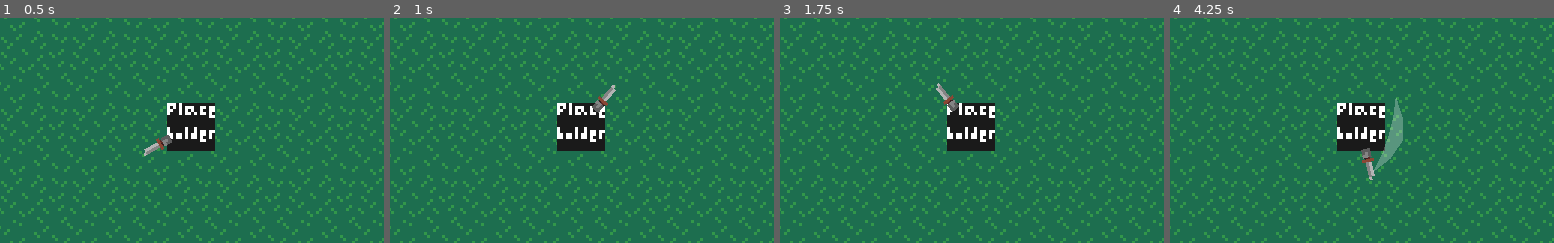
Above: before the commit, frames 1-4 (left to right).
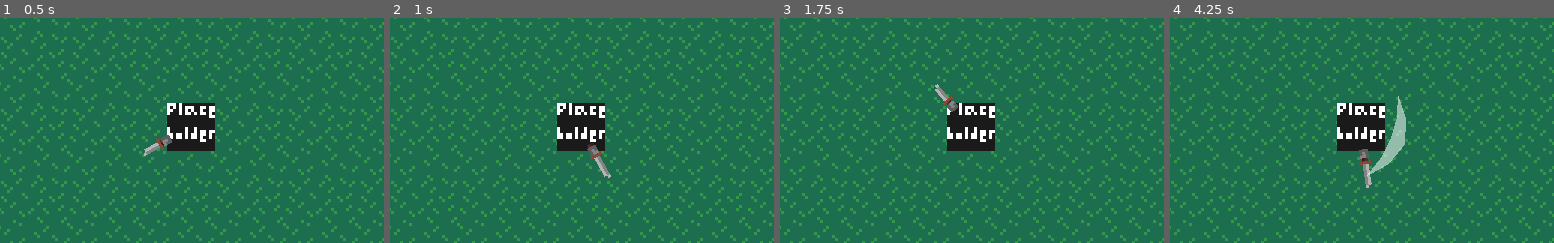
Above: after the commit, the same moments.

Repository: scalkin/aestrix
Game: Godot game, scene res://levels/grasslands/root.tscn
Same seed, same stepped clock (60 frames per second), same inputs: the game is played once before the commit and once after it.
Inputs (mouse positions are % of the whole screen's width and height, from its top left):
- Up to frame 1 (0.5 s): no input
- Up to frame 2 (1 s): tap Enter at 0.5 s; move the mouse to (72, 45) at 0.52 s; hold Right (target_right, bound only after the commit) from 0.53 s (still down); tap Space (attack) at 0.6 s; tap Tab (ui_focus_next) at 0.8 s
- Up to frame 3 (1.75 s): move the mouse to (30, 55) at 1.27 s; release Right (target_right, bound only after the commit) at 1.28 s; hold Down (target_down, bound only after the commit) from 1.28 s (still down); tap Tab (ui_focus_next) at 1.35 s; tap Space (attack) at 1.55 s
- Up to frame 4 (4.25 s): move the mouse to (60, 28) at 2.02 s; release Down (target_down, bound only after the commit) at 2.03 s; hold Right (target_right, bound only after the commit) 2.03-2.78 s; tap Space (attack) at 2.1, 3.05, 3.6 s; tap Tab (ui_focus_next) at 2.3, 2.85, 3.8 s; move the mouse to (45, 70) at 2.77 s; hold Up (target_up, bound only after the commit) 2.78-3.53 s; move the mouse to (80, 65) at 3.52 s; hold Left (target_left, bound only after the commit) from 3.53 s (still down)
The pictures show only the part of the screen within x 25-75%, y 26-76%; the shares and areas given below are measured in that part.

Frame 1 is identical in both runs. In frame 2, 0.6% of the frame differs, in the area x 51-59%, y 29-72%; in frame 3, 0.1%; in frame 4, 1.5%, in the area x 49-62%, y 34-76%.

Commit message:
Made a system for weapons having different stats. TAB switches weapons in debug builds

Diff:
--- a/game/items/weapons/held_item.gd
+++ b/entities/player/held_item.gd
@@ -18,34 +18,48 @@
 var item_applied_position = 0
 var attack_positions = []
 var attack_trail_generated
+var item_sprite_list = [
+	load("res://game/items/weapons/dagger_1.png"),
+	load("res://game/items/weapons/dagger_2.png")
+]
+var item_swing_size_list = [120, 130]
+var item_held_distance_list = [13, 14]
+var item_attack_speed_list = [500, 400]
 
 export var swing_size = 120
 export var item_held_distance = 13
-export var rotation_speed = 200
+export var attack_speed = 500
+var item_sprite = 0
 
 var trail_effect = preload("res://game/effects/attack_trail.tscn")
 
 func attack(delta):
-	var applied_rotation_speed = ((sin((3.14*rotated)/swing_size)*2000)+0.001)*delta
+	var applied_rotation_speed = ((sin((3.14*rotated)/swing_size)*1500)+(attack_speed*0.001))*delta
 	match item_position:
 		DOWN:
 			rotate(-deg2rad(applied_rotation_speed))
 			rotated += applied_rotation_speed
-			if rotated >= swing_size/2 and not attack_trail_generated:
+			if rotated >= swing_size:
+				$Sprite.hide()
+				rotate(deg2rad(rotated/2))
 				calculate_trail_points()
 				attack_trail()
-			if rotated >= swing_size:
 				emit_signal("attack_finished")
 				flip_item_position()
+				idle()
+				$Sprite.show()
 		UP:
 			rotate(deg2rad(applied_rotation_speed))
 			rotated += applied_rotation_speed
-			if rotated >= swing_size/2 and not attack_trail_generated:
+			if rotated >= swing_size:
+				$Sprite.hide()
+				rotate(-deg2rad(rotated/2))
 				calculate_trail_points()
 				attack_trail()
-			if rotated >= swing_size:
 				emit_signal("attack_finished")
 				flip_item_position()
+				idle()
+				$Sprite.show()
 
 func calculate_trail_points():
 	#TODO add 2 more points in between middle and ends
@@ -56,7 +70,7 @@
 		Vector2(
 			sin(deg2rad(swing_size/4))*item_held_distance,
 			-cos(deg2rad(swing_size/4))*item_held_distance),
-		Vector2(0, -12.5),
+		Vector2(0, -(item_held_distance - 0.5)),
 		Vector2(
 			-sin(deg2rad(swing_size/4))*item_held_distance,
 			-cos(deg2rad(swing_size/4))*item_held_distance),
@@ -100,3 +114,12 @@
 			item_position = DOWN
 		DOWN:
 			item_position = UP
+
+func update_item():
+	$Sprite.texture = item_sprite_list[global.held_item_id]
+	swing_size = item_swing_size_list[global.held_item_id]
+	item_held_distance = item_held_distance_list[global.held_item_id]
+	attack_speed = item_attack_speed_list[global.held_item_id]
+
+func _physics_process(_delta):
+	update_item()
--- /dev/null
+++ b/entities/player/held_item.tscn
@@ -0,0 +1,19 @@
+[gd_scene load_steps=4 format=2]
+
+[ext_resource path="res://entities/player/held_item.gd" type="Script" id=1]
+[ext_resource path="res://entities/player/hand.png" type="Texture" id=2]
+[ext_resource path="res://game/items/weapons/dagger_1.png" type="Texture" id=3]
+
+[node name="held_item" type="Node2D"]
+script = ExtResource( 1 )
+__meta__ = {
+"_editor_description_": ""
+}
+item_held_distance = 14
+
+[node name="Sprite" type="Sprite" parent="."]
+texture = ExtResource( 3 )
+
+[node name="Hand" type="Sprite" parent="."]
+position = Vector2( 0, -9 )
+texture = ExtResource( 2 )
--- a/entities/player/player.tscn
+++ b/entities/player/player.tscn
@@ -2,7 +2,7 @@
 
 [ext_resource path="res://icon.png" type="Texture" id=1]
 [ext_resource path="res://entities/player/player.gd" type="Script" id=2]
-[ext_resource path="res://game/items/weapons/held_item.tscn" type="PackedScene" id=3]
+[ext_resource path="res://entities/player/held_item.tscn" type="PackedScene" id=3]
 
 [sub_resource type="CapsuleShape2D" id=1]
 radius = 7.38462
@@ -25,6 +25,5 @@
 smoothing_speed = 10.0
 
 [node name="held_item" parent="." instance=ExtResource( 3 )]
-rotation_speed = 250
 
 [connection signal="attack_finished" from="held_item" to="." method="_on_held_item_attack_finished"]
--- a/game/effects/attack_trail.tscn
+++ b/game/effects/attack_trail.tscn
@@ -19,6 +19,8 @@
 [node name="trail" type="Line2D"]
 position = Vector2( 0, -90 )
 rotation = -1.5708
+z_index = 1
+z_as_relative = false
 points = PoolVector2Array( 9, 0, 3, -2, -3, -4, 0, 0, 0, 0 )
 width_curve = SubResource( 1 )
 default_color = Color( 1, 1, 1, 1 )
--- a/game/global.gd
+++ b/game/global.gd
@@ -1,9 +1,35 @@
-extends Node
+extends Node2D
+
+enum{
+	MOUSE
+	CONTROLLER
+}
 
 var player_accel = 500
 var player_max_speed = 200
-var held_item = 0
-var item_textures = [
-	"res://game/items/weapons/dagger_1.png", "res://game/items/weapons/dagger_2.png"
-]
+export var held_item_id = 0
 var inventory = [1, 0]
+var target_mode = MOUSE
+var last_mouse_pos = Vector2.ZERO
+
+func _process(_delta):
+	var controller_input_vector = Vector2.ZERO
+	controller_input_vector.x = Input.get_axis("target_left", "target_right")
+	controller_input_vector.y = Input.get_axis("target_up", "target_down")
+	controller_input_vector = controller_input_vector.normalized()
+	if Input.is_action_just_pressed("ui_focus_next") and OS.is_debug_build():
+		match held_item_id:
+			0:
+				held_item_id = 1
+			1:
+				held_item_id = 0
+	if controller_input_vector != Vector2.ZERO:
+		target_mode = CONTROLLER
+	elif get_local_mouse_position() != last_mouse_pos:
+		last_mouse_pos = get_local_mouse_position()
+		target_mode = MOUSE
+	match target_mode:
+		MOUSE:
+			pass
+		CONTROLLER:
+			Input.warp_mouse_position((get_viewport().size/2)+(controller_input_vector*250))
--- a/game/global.tscn
+++ b/game/global.tscn
@@ -2,5 +2,5 @@
 
 [ext_resource path="res://game/global.gd" type="Script" id=1]
 
-[node name="Node" type="Node"]
+[node name="Node" type="Node2D"]
 script = ExtResource( 1 )
--- a/game/items/weapons/held_item.tscn
+++ /dev/null
@@ -1,15 +0,0 @@
-[gd_scene load_steps=4 format=2]
-
-[ext_resource path="res://game/items/weapons/held_item.gd" type="Script" id=1]
-[ext_resource path="res://game/items/weapons/dagger_1.png" type="Texture" id=2]
-[ext_resource path="res://entities/player/hand.png" type="Texture" id=3]
-
-[node name="held_item" type="Node2D"]
-script = ExtResource( 1 )
-
-[node name="Sprite" type="Sprite" parent="."]
-texture = ExtResource( 2 )
-
-[node name="Hand" type="Sprite" parent="."]
-position = Vector2( 0, -9 )
-texture = ExtResource( 3 )
--- a/project.godot
+++ b/project.godot
@@ -61,26 +61,57 @@
 up={
 "deadzone": 0.5,
 "events": [ Object(InputEventKey,"resource_local_to_scene":false,"resource_name":"","device":0,"alt":false,"shift":false,"control":false,"meta":false,"command":false,"pressed":false,"scancode":0,"physical_scancode":87,"unicode":0,"echo":false,"script":null)
+, Object(InputEventJoypadMotion,"resource_local_to_scene":false,"resource_name":"","device":0,"axis":1,"axis_value":-1.0,"script":null)
  ]
 }
 down={
 "deadzone": 0.5,
 "events": [ Object(InputEventKey,"resource_local_to_scene":false,"resource_name":"","device":0,"alt":false,"shift":false,"control":false,"meta":false,"command":false,"pressed":false,"scancode":0,"physical_scancode":83,"unicode":0,"echo":false,"script":null)
+, Object(InputEventJoypadMotion,"resource_local_to_scene":false,"resource_name":"","device":0,"axis":1,"axis_value":1.0,"script":null)
  ]
 }
 left={
 "deadzone": 0.5,
 "events": [ Object(InputEventKey,"resource_local_to_scene":false,"resource_name":"","device":0,"alt":false,"shift":false,"control":false,"meta":false,"command":false,"pressed":false,"scancode":0,"physical_scancode":65,"unicode":0,"echo":false,"script":null)
+, Object(InputEventJoypadMotion,"resource_local_to_scene":false,"resource_name":"","device":0,"axis":0,"axis_value":-1.0,"script":null)
  ]
 }
 right={
 "deadzone": 0.5,
 "events": [ Object(InputEventKey,"resource_local_to_scene":false,"resource_name":"","device":0,"alt":false,"shift":false,"control":false,"meta":false,"command":false,"pressed":false,"scancode":0,"physical_scancode":68,"unicode":0,"echo":false,"script":null)
+, Object(InputEventJoypadMotion,"resource_local_to_scene":false,"resource_name":"","device":0,"axis":0,"axis_value":1.0,"script":null)
  ]
 }
 attack={
 "deadzone": 0.5,
 "events": [ Object(InputEventKey,"resource_local_to_scene":false,"resource_name":"","device":0,"alt":false,"shift":false,"control":false,"meta":false,"command":false,"pressed":false,"scancode":0,"physical_scancode":32,"unicode":0,"echo":false,"script":null)
+, Object(InputEventMouseButton,"resource_local_to_scene":false,"resource_name":"","device":0,"alt":false,"shift":false,"control":false,"meta":false,"command":false,"button_mask":0,"position":Vector2( 0, 0 ),"global_position":Vector2( 0, 0 ),"factor":1.0,"button_index":1,"pressed":false,"doubleclick":false,"script":null)
+, Object(InputEventJoypadButton,"resource_local_to_scene":false,"resource_name":"","device":0,"button_index":1,"pressure":0.0,"pressed":false,"script":null)
+, Object(InputEventJoypadButton,"resource_local_to_scene":false,"resource_name":"","device":0,"button_index":7,"pressure":0.0,"pressed":false,"script":null)
+ ]
+}
+target_up={
+"deadzone": 0.5,
+"events": [ Object(InputEventJoypadMotion,"resource_local_to_scene":false,"resource_name":"","device":0,"axis":3,"axis_value":-1.0,"script":null)
+, Object(InputEventKey,"resource_local_to_scene":false,"resource_name":"","device":0,"alt":false,"shift":false,"control":false,"meta":false,"command":false,"pressed":false,"scancode":0,"physical_scancode":16777232,"unicode":0,"echo":false,"script":null)
+ ]
+}
+target_down={
+"deadzone": 0.5,
+"events": [ Object(InputEventJoypadMotion,"resource_local_to_scene":false,"resource_name":"","device":0,"axis":3,"axis_value":1.0,"script":null)
+, Object(InputEventKey,"resource_local_to_scene":false,"resource_name":"","device":0,"alt":false,"shift":false,"control":false,"meta":false,"command":false,"pressed":false,"scancode":0,"physical_scancode":16777234,"unicode":0,"echo":false,"script":null)
+ ]
+}
+target_left={
+"deadzone": 0.5,
+"events": [ Object(InputEventJoypadMotion,"resource_local_to_scene":false,"resource_name":"","device":0,"axis":2,"axis_value":-1.0,"script":null)
+, Object(InputEventKey,"resource_local_to_scene":false,"resource_name":"","device":0,"alt":false,"shift":false,"control":false,"meta":false,"command":false,"pressed":false,"scancode":0,"physical_scancode":16777231,"unicode":0,"echo":false,"script":null)
+ ]
+}
+target_right={
+"deadzone": 0.5,
+"events": [ Object(InputEventJoypadMotion,"resource_local_to_scene":false,"resource_name":"","device":0,"axis":2,"axis_value":1.0,"script":null)
+, Object(InputEventKey,"resource_local_to_scene":false,"resource_name":"","device":0,"alt":false,"shift":false,"control":false,"meta":false,"command":false,"pressed":false,"scancode":0,"physical_scancode":16777233,"unicode":0,"echo":false,"script":null)
  ]
 }
 
